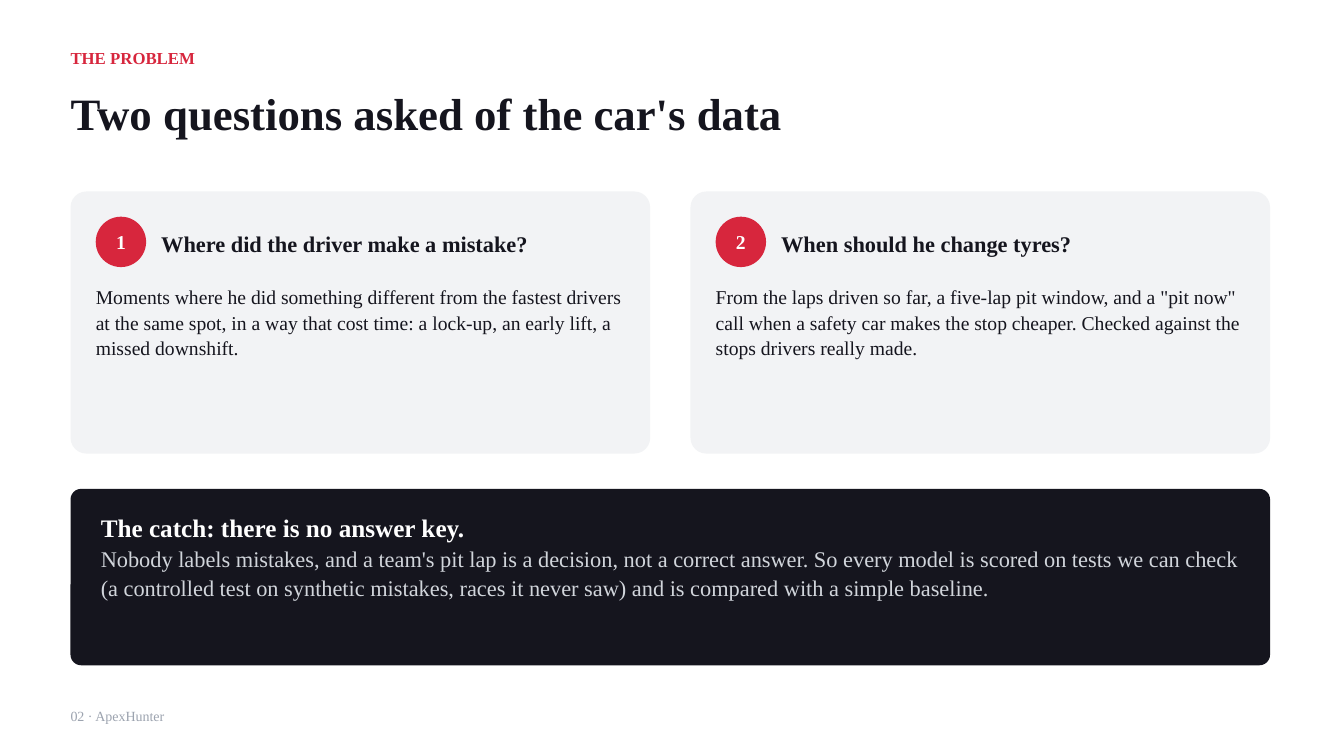
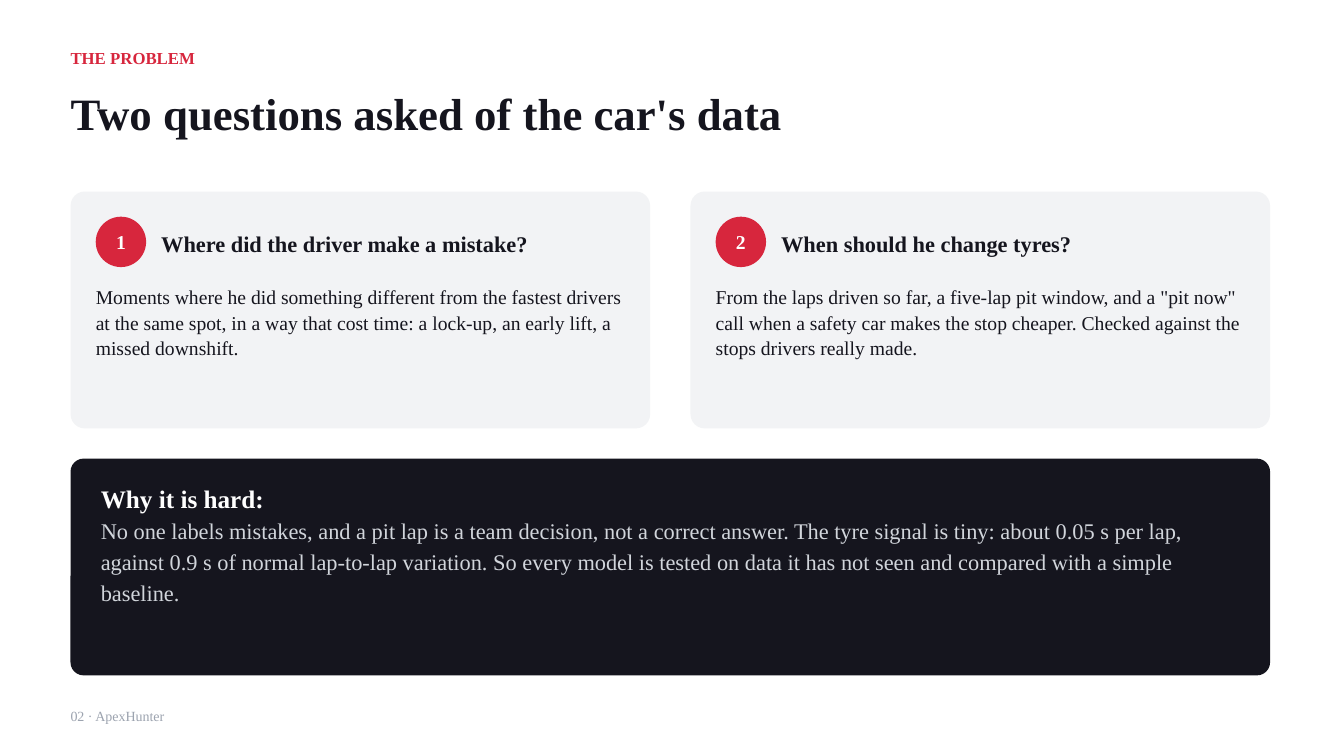
Before and after one commit to ParinShah2312/ApexHunter, a slide deck: slide 2 of docs/submission/ApexHunter_Presentation.pptx. Drawn at 1344x756 pixels with LibreOffice and Linux fonts; fonts in the diff are those of the drawing. Boxes give left, top, right and bottom in pixels: in the first picture for what was removed or moved away, otherwise in the second. Text is boxed around its words. In the diff, an @@ line names an element or a change of style, - is before the commit and + after.

```diff
--- a/docs/submission/ApexHunter_Presentation.pptx
+++ b/docs/submission/ApexHunter_Presentation.pptx
@@ rounded rectangle: place and size @@
-rounded rectangle at (71,489,1270,665)
+rounded rectangle at (71,459,1270,676)
@@ text at (101,490,1182,602): text changed @@
-The catch: there is no answer key.
-Nobody labels mistakes, and a team's pit lap is a decision, not a correct answer. So every model is scored on tests we can check (a controlled test on synthetic mistakes, races it never saw) and is compared with a simple baseline.
+Why it is hard:
+No one labels mistakes, and a pit lap is a team decision, not a correct answer. The tyre signal is tiny: about 0.05 s per lap, against 0.9 s of normal lap-to-lap variation. So every model is tested on data it has not seen and compared with a simple baseline.
```
Also in this commit, not shown: 9 other slides changed, 2 slides added, 14 slides removed, 2 other files.
